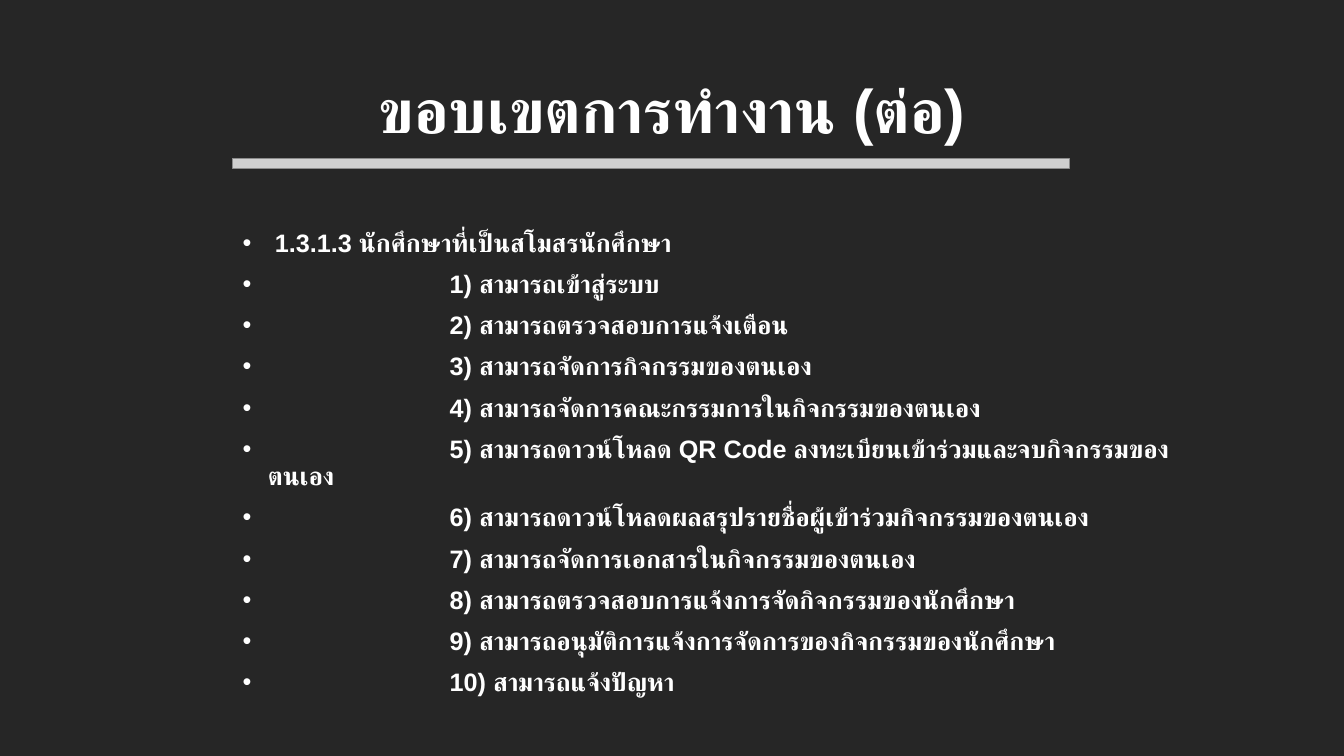
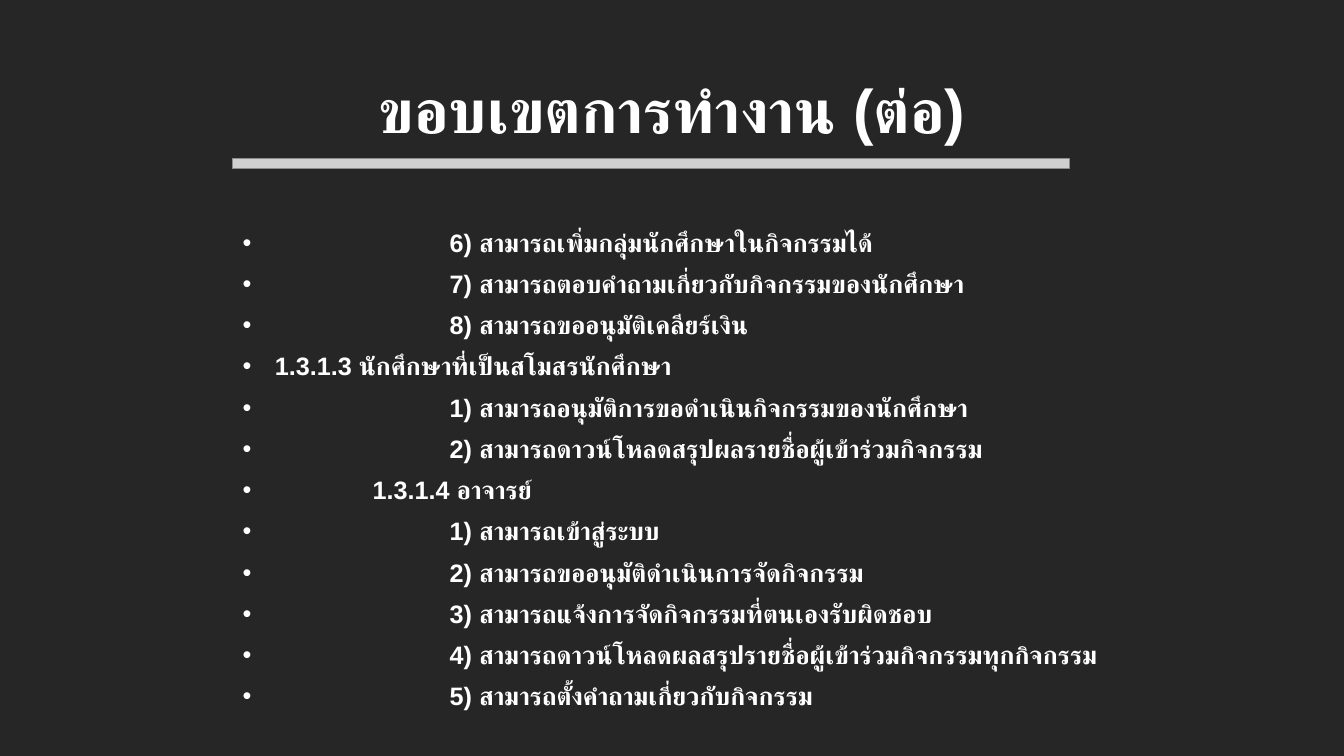
Before and after one commit to mickysara/MyBagProject, a slide deck: slide 8 of uploads/นำเสนอหัวข้อโปรเจค.pptx (slide 10 before the commit). Drawn at 1344x756 pixels with LibreOffice and Linux fonts; fonts in the diff are those of the drawing; grey boxes stand for pictures. Boxes give left, top, right and bottom in pixels: in the first picture for what was removed or moved away, otherwise in the second. Text is boxed around its words. In the diff, an @@ line names an element or a change of style, - is before the commit and + after.

```diff
--- a/uploads/นำเสนอหัวข้อโปรเจค.pptx
+++ b/uploads/นำเสนอหัวข้อโปรเจค.pptx
@@ text at [450, 233, 964, 341]: paragraphs added @@
+• 6) สามารถเพิ่มกลุ่มนักศึกษาในกิจกรรมได้
+• 7) สามารถตอบคำถามเกี่ยวกับกิจกรรมของนักศึกษา
+• 8) สามารถขออนุมัติเคลียร์เงิน
@@ text at [373, 397, 982, 500]: paragraphs added @@
+• 1) สามารถอนุมัติการขอดำเนินกิจกรรมของนักศึกษา
+• 2) สามารถดาวน์โหลดสรุปผลรายชื่อผู้เข้าร่วมกิจกรรม
+• 1.3.1.4 อาจารย์
@@ text at [450, 562, 1097, 671]: text changed @@
-• 2) สามารถตรวจสอบการแจ้งเตือน
-• 3) สามารถจัดการกิจกรรมของตนเอง
-• 4) สามารถจัดการคณะกรรมการในกิจกรรมของตนเอง
-• 5) สามารถดาวน์โหลด QR Code ลงทะเบียนเข้าร่วมและจบกิจกรรมของตนเอง
-• 6) สามารถดาวน์โหลดผลสรุปรายชื่อผู้เข้าร่วมกิจกรรมของตนเอง
-• 7) สามารถจัดการเอกสารในกิจกรรมของตนเอง
-• 8) สามารถตรวจสอบการแจ้งการจัดกิจกรรมของนักศึกษา
-• 9) สามารถอนุมัติการแจ้งการจัดการของกิจกรรมของนักศึกษา
-• 10) สามารถแจ้งปัญหา
+• 2) สามารถขออนุมัติดำเนินการจัดกิจกรรม
+• 3) สามารถแจ้งการจัดกิจกรรมที่ตนเองรับผิดชอบ
+• 4) สามารถดาวน์โหลดผลสรุปรายชื่อผู้เข้าร่วมกิจกรรมทุกกิจกรรม
+• 5) สามารถตั้งคำถามเกี่ยวกับกิจกรรม
```
Also in this commit, not shown: 6 other slides changed, 2 slides added, 1 slide removed, 10 other files.
